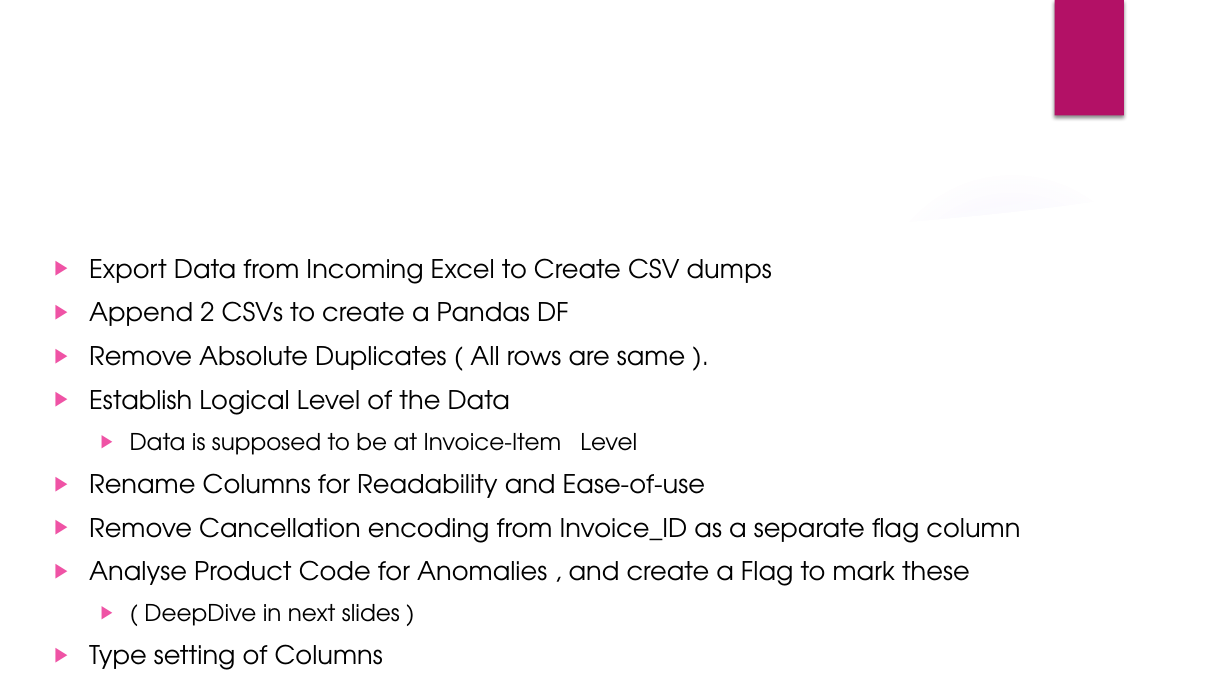
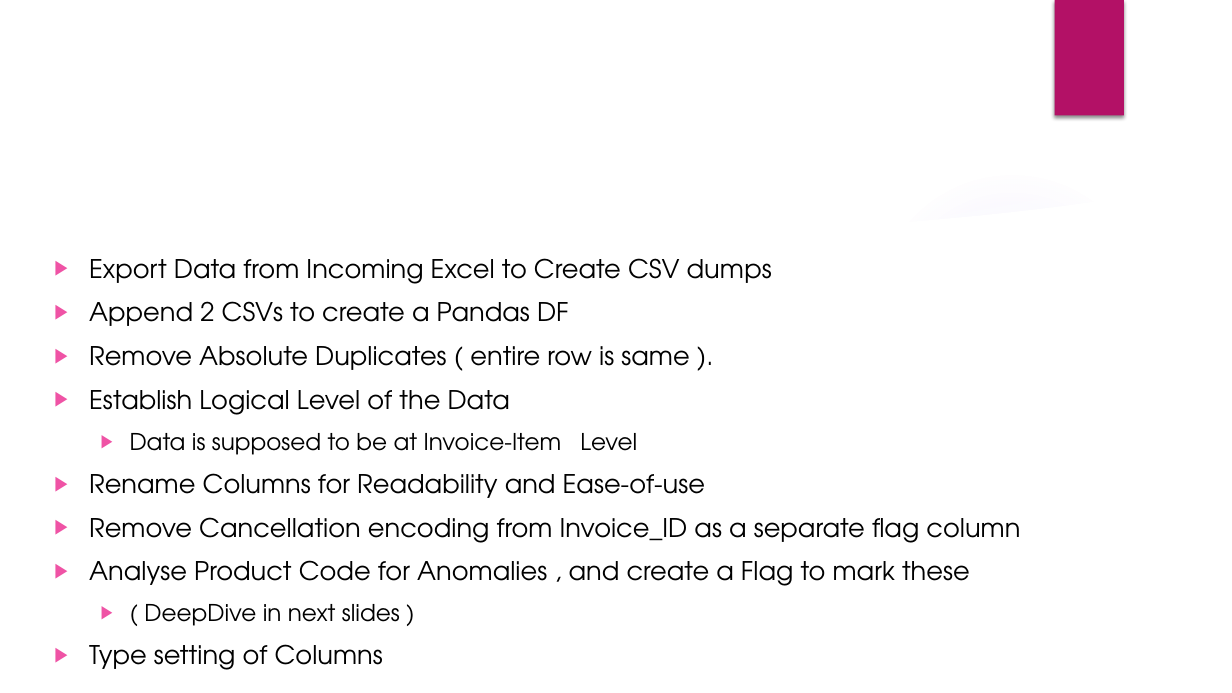
Before and after one commit to saif-raja/transaction_data-deep_dive_EDA, a slide deck: slide 23 of Transaction Data Insights.pptx. Drawn at 1232x693 pixels with LibreOffice and Linux fonts; fonts in the diff are those of the drawing; background and template pictures are left out. Boxes give left, top, right and bottom in pixels: in the first picture for what was removed or moved away, otherwise in the second. Text is boxed around its words. In the diff, an @@ line names an element or a change of style, - is before the commit and + after.

```diff
--- a/Transaction Data Insights.pptx
+++ b/Transaction Data Insights.pptx
@@ text at bbox=[89, 346, 689, 370]: text changed @@
-▶ Remove Absolute Duplicates ( All rows are same ).
+▶ Remove Absolute Duplicates ( entire row is same ).
```
Also in this commit, not shown: 6 other slides changed, 4 other files.
